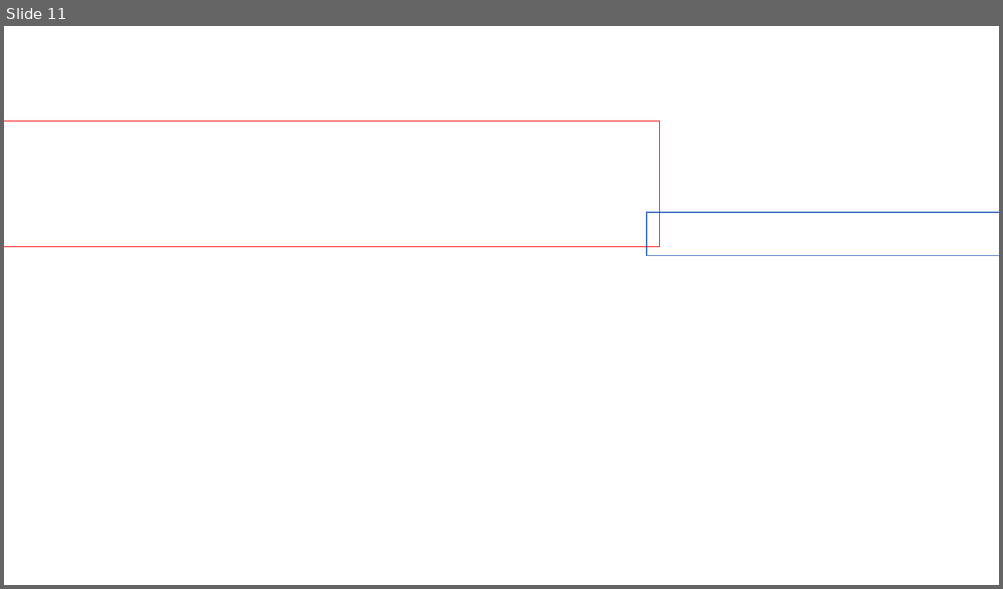
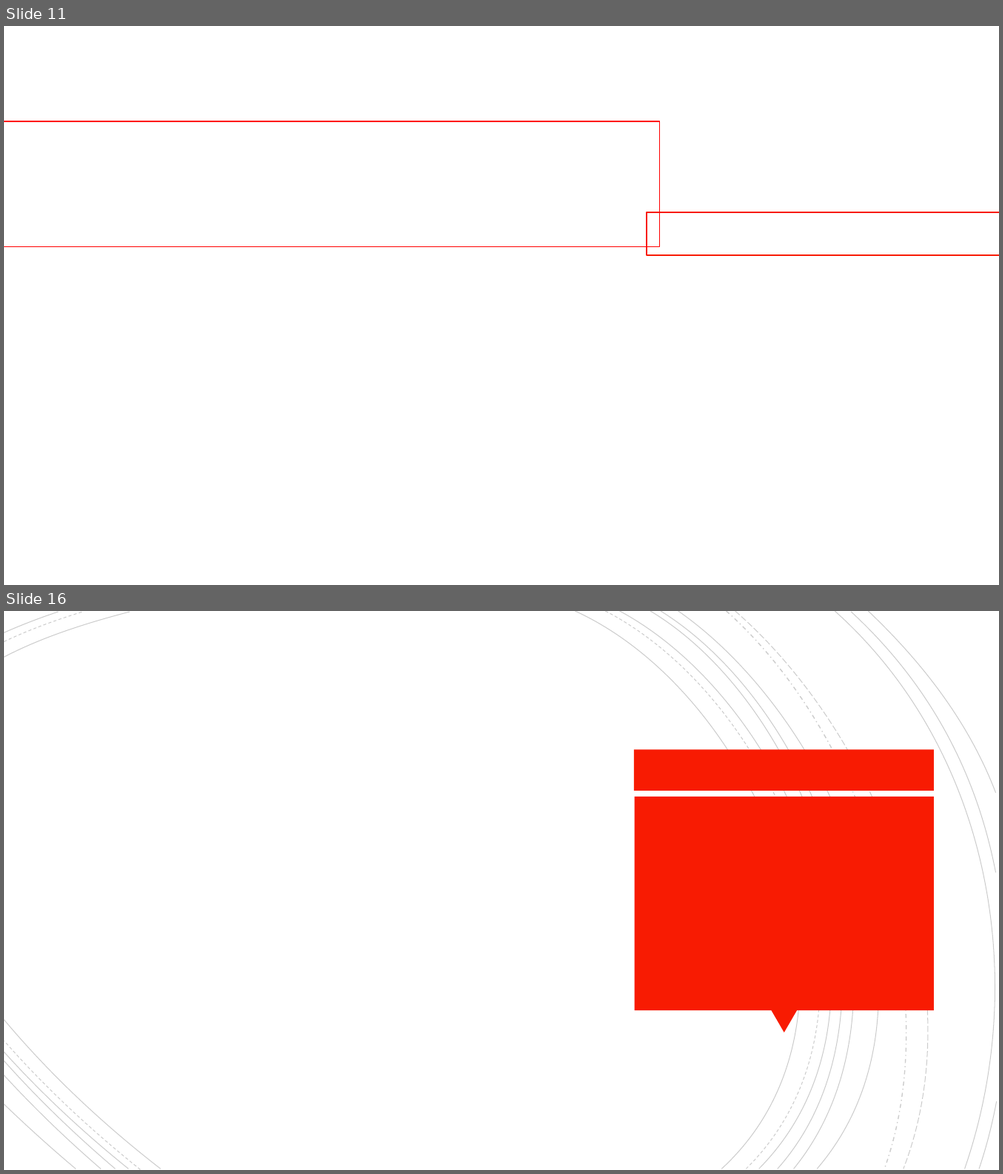
Before and after one commit to letcodesing/project, a slide deck: 개인1/발표용 파일/발표용.pptx. Shown one above the other, each under a label of ours: slide 11 before the commit, slides 11 and 16 after it; the slides between them are not shown. The pictures are 1003x589 and 1003x1174 pixels, drawn with LibreOffice and Linux fonts; fonts in the diff are those of the drawing; background and template pictures are left out. Boxes give left, top, right and bottom in pixels: in the first picture for what was removed or moved away, otherwise in the second. Text is boxed around its words. In the diff, an @@ line names an element or a change of style, - is before the commit and + after.

```diff
--- a/개인1/발표용 파일/발표용.pptx
+++ b/개인1/발표용 파일/발표용.pptx
@@ slide 16 added at (4, 611, 999, 1170), background picture (left out) @@
@@ group added at (4, 611, 999, 1170): 21 freeform shapes @@
@@ rectangle added at (634, 750, 933, 791), fill #F81B02 @@
@@ rectangle added at (634, 797, 933, 1011), fill #F81B02 @@
@@ triangle added at (771, 1011, 797, 1034), fill #F81B02 @@
@@ slide 11 changed as well @@
@@ rectangle at (4, 121, 660, 247): outline #FF0000 1 pt to #FF0000 1.25 pt @@
@@ rectangle at (646, 212, 999, 256): outline #4472C4 1 pt to #F81B02 1.25 pt @@
```
Also in this commit, not shown: 16 other slides changed, 13 other slides added, 1 slide removed, 7 other files.
